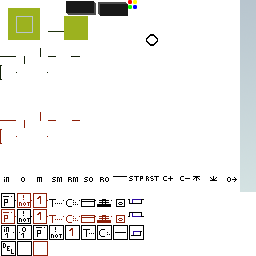
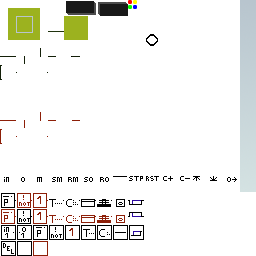
Layered file, before and after one edit (256 × 256). Changes by layer:
added layer "Schwebende Ebene" above "Ebene" over [128, 200, 144, 205]
painted on "Ebene" over [128, 199, 144, 205]
